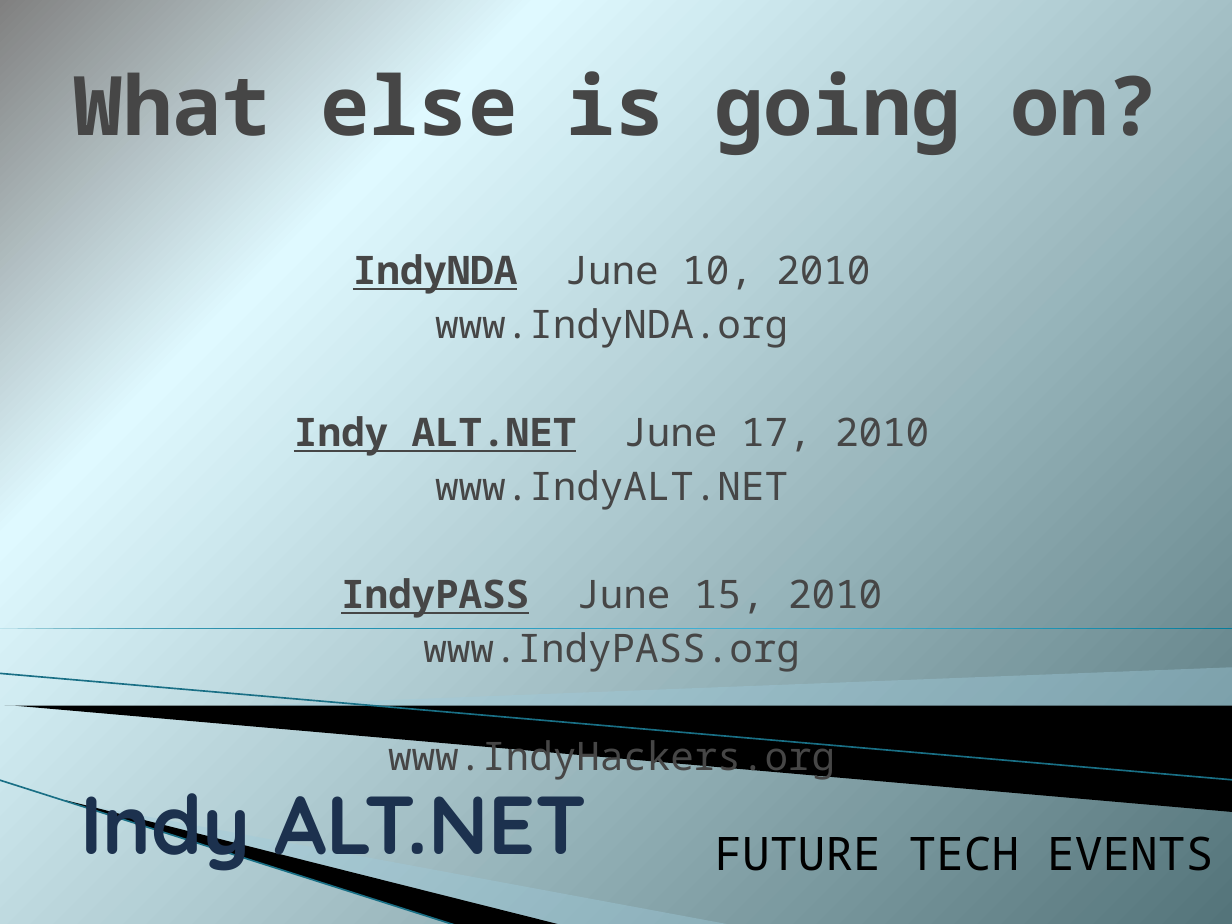
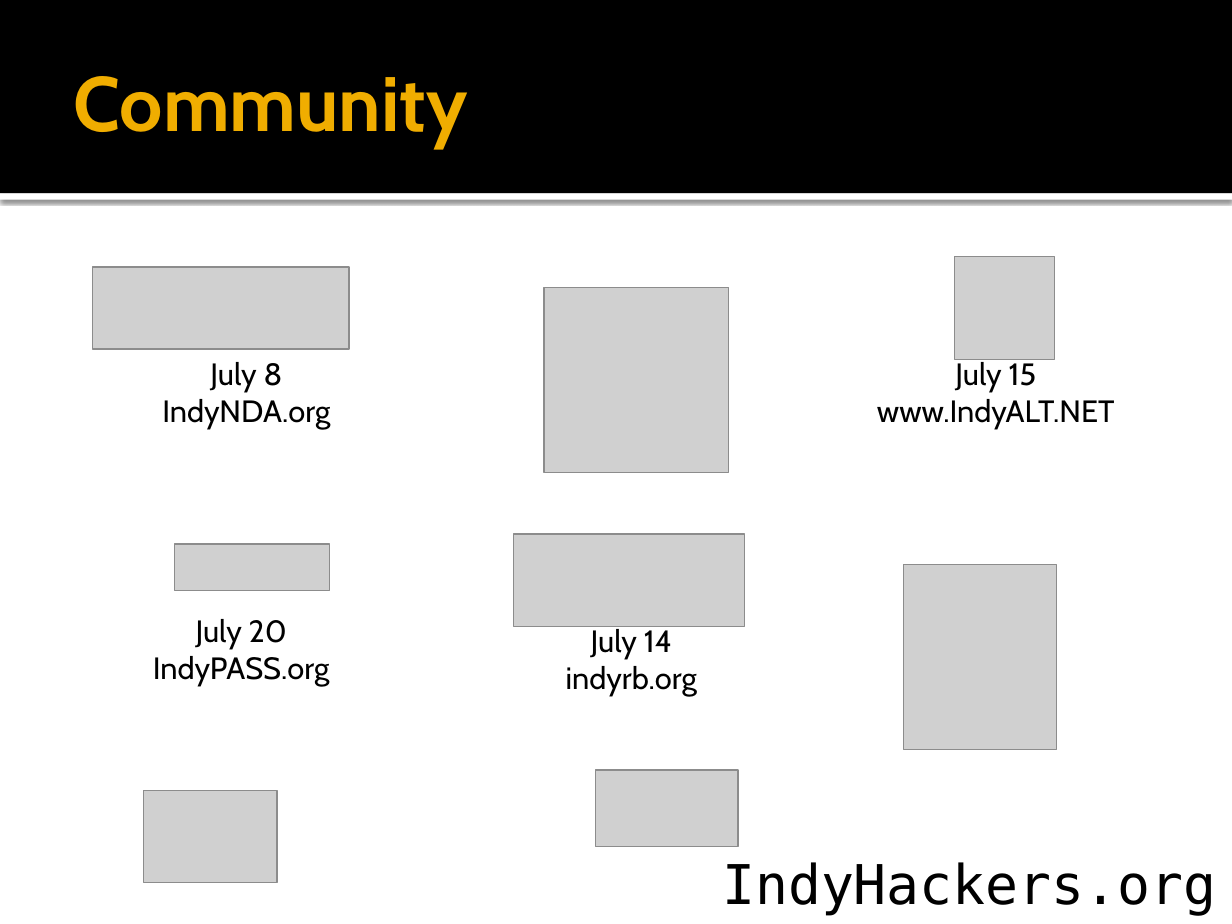
Before and after one commit to indyaltnet/meeting-stuff, a slide deck: slide 6 of Introduction.pptx. Drawn at 1232x924 pixels with LibreOffice and Linux fonts; fonts in the diff are those of the drawing; grey boxes stand for pictures; background and template pictures are left out. Boxes give left, top, right and bottom in pixels: in the first picture for what was removed or moved away, otherwise in the second. Text is boxed around its words. In the diff, an @@ line names an element or a change of style, - is before the commit and + after.

```diff
--- a/Introduction.pptx
+++ b/Introduction.pptx
@@ background gradient #808080 to #E0F9FF to #54747B to #FFFFFF @@
@@ rectangle added at <box>0,0,1232,193</box>, fill #000000 @@
@@ text removed at <box>74,71,1158,157</box> @@
-What else is going on?
@@ title added at <box>74,76,468,148</box>, 45 pt, text #F0AD00, bold @@
+Community
@@ rectangle added at <box>0,193,1232,200</box>, fill #FFFFFF @@
@@ picture added at <box>92,267,349,350</box> @@
@@ subtitle removed at <box>294,254,929,781</box> @@
-IndyNDA June 10, 2010
-www.IndyNDA.org
-Indy ALT.NET June 17, 2010
-www.IndyALT.NET
-IndyPASS June 15, 2010
-www.IndyPASS.org
-www.IndyHackers.org
@@ picture added at <box>955,256,1055,359</box> @@
@@ picture added at <box>545,287,729,472</box> @@
@@ text added at <box>877,359,1115,429</box>, 18 pt, text #000000 @@
+July 15
+www.IndyALT.NET
@@ text added at <box>162,362,330,429</box>, 18 pt, text #000000 @@
+July 8
+IndyNDA.org
@@ picture added at <box>514,533,745,626</box> @@
@@ picture added at <box>175,545,330,591</box> @@
@@ picture added at <box>903,564,1056,749</box> @@
@@ right triangle removed at <box>0,628,1232,628</box> @@
@@ text added at <box>153,619,330,686</box>, 18 pt, text #000000 @@
+July 20
+IndyPASS.org
@@ text added at <box>566,626,697,696</box>, 18 pt, text #000000 @@
+July 14
+indyrb.org
@@ line removed from (0, 674) to (1232, 780) @@
@@ freeform shape removed at <box>228,668,1232,733</box> @@
@@ freeform shape removed at <box>5,706,1232,812</box> @@
@@ title removed at <box>80,769,587,875</box> @@
-Indy ALT.NET
@@ picture added at <box>595,770,738,846</box> @@
@@ line removed from (0, 780) to (457, 924) @@
@@ freeform shape removed at <box>65,800,563,924</box> @@
@@ freeform shape removed at <box>68,801,733,924</box> @@
@@ picture added at <box>144,791,277,882</box> @@
@@ text at <box>722,862,1216,916</box>: text changed; size 27 to 32 pt; font Noto Sans Mono to DejaVu Sans Mono @@
-FUTURE TECH EVENTS
+IndyHackers.org
```
Also in this commit, not shown: 7 other slides changed, 2 slides added, 2 slides removed, 1 other file.
